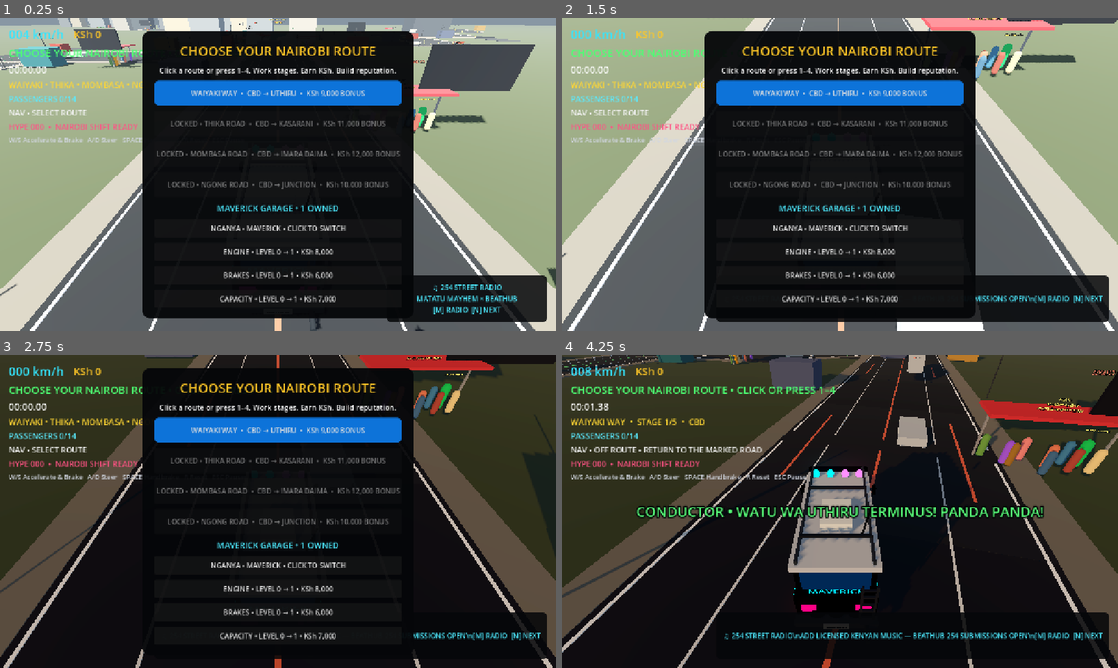
Above: before the commit, frames 1-4 (two rows, left to right).
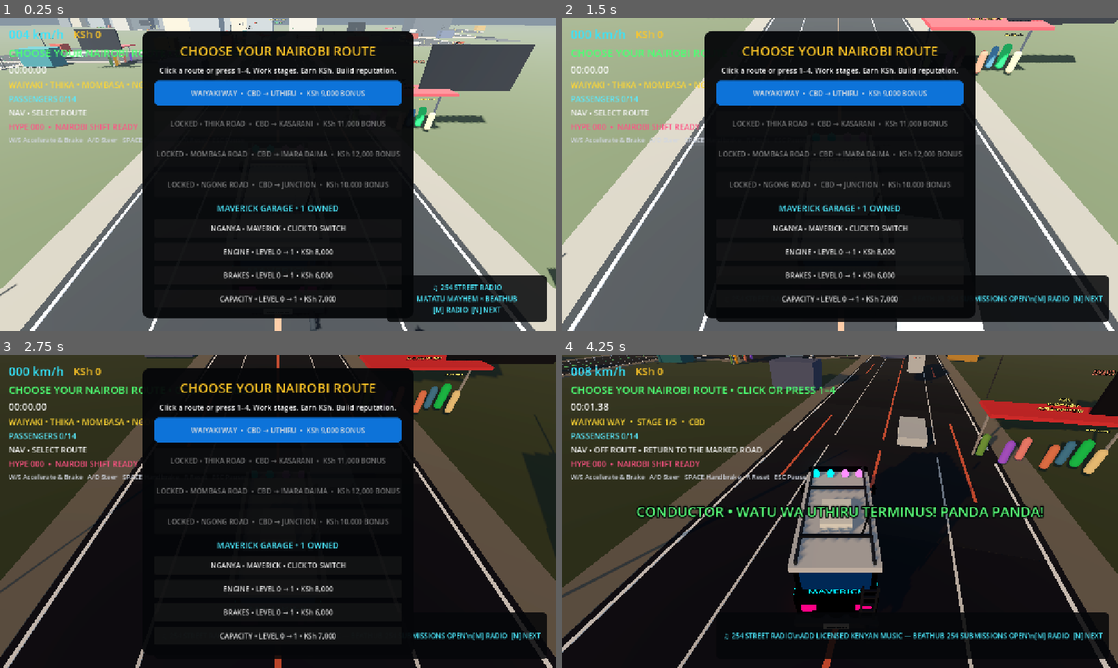
Above: after the commit, the same moments.

Repository: beathubonline-arch/Matatu-Mayhem
Game: Godot game, scene res://scenes/main/Main.tscn
Same seed, same stepped clock (60 frames per second), same inputs: the game is played once before the commit and once after it.
Inputs (mouse positions are in pixels of both pictures, inside the frame that each line leads up to):
- Up to frame 1 (0.25 s): no input
- Up to frame 2 (1.5 s): tap A (steer_left) at 0.5, 1.25 s; move the mouse to (962, 158) at 0.52 s; hold D (steer_right) 0.53-1.28 s; hold N (radio_next) 0.53-1.28 s; click (962, 158) at 0.67 s; move the mouse to (728, 190) at 1.27 s; hold S (brake) from 1.28 s (still down); tap M (radio_toggle) at 1.35 s
- Up to frame 3 (2.75 s): tap A (steer_left) at 2 s; move the mouse to (333, 442) at 2.02 s; release S (brake) at 2.03 s; hold D (steer_right) from 2.03 s (still down); tap L at 2.1 s
- Up to frame 4 (4.25 s): tap A (steer_left) at 2.75 s; move the mouse to (812, 574) at 2.77 s; release D (steer_right) at 2.78 s; hold W (accelerate) 2.78-3.53 s; tap 1 at 2.85 s; click (812, 574) at 2.92 s; move the mouse to (1006, 558) at 3.52 s; hold A (steer_left) from 3.53 s (still down); tap 2 at 3.6 s

The runs differ from the first frame. In frame 1, less than 0.1% of the frame differs, in the area x 20-76%, y 1-37%; in frame 2, 0.2%; in frame 3, 0.2%; in frame 4, 0.5%, in the area x 30-95%, y 0-39%.
Error in both runs: Invalid call. Nonexistent function 'get_corridor' in base 'Nil'. (res://scripts/gameplay/CorridorServiceManager.gd:337)

Commit message:
Make stage crowds interactive instead of duplicated decoration

Diff:
--- a/scripts/environment/CorridorLifeManager.gd
+++ b/scripts/environment/CorridorLifeManager.gd
@@ -17,8 +17,6 @@
 	if network == null:
 		push_error("CorridorLifeManager requires NairobiRouteNetwork.")
 		return
-	_spawn_waiyaki_people()
-	_spawn_other_corridor_people()
 	_spawn_bodas()
 	_spawn_route_minibuses()
 	_spawn_other_corridor_minibuses()
@@ -336,3 +334,13 @@
 		vehicle.add_child(label)
 	label.text = "%d PASSENGERS" % onboard
 	label.modulate = Color("ffe15a")
+
+
+func refresh_stage_passengers(corridor_index: int, stop_index: int) -> void:
+	var key := "%d:%d" % [corridor_index, stop_index]
+	var people: Array = _stage_people.get(key, [])
+	for person in people:
+		if person is Node3D:
+			var passenger := person as Node3D
+			passenger.global_position = passenger.get_meta("stage_home", passenger.global_position)
+			passenger.visible = true
